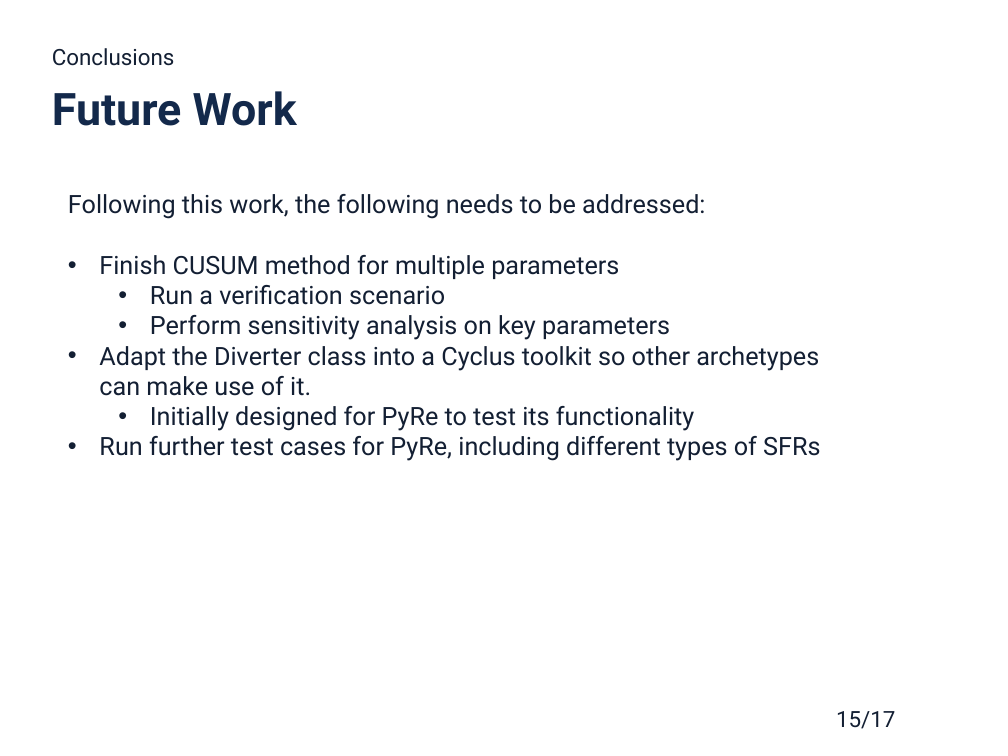
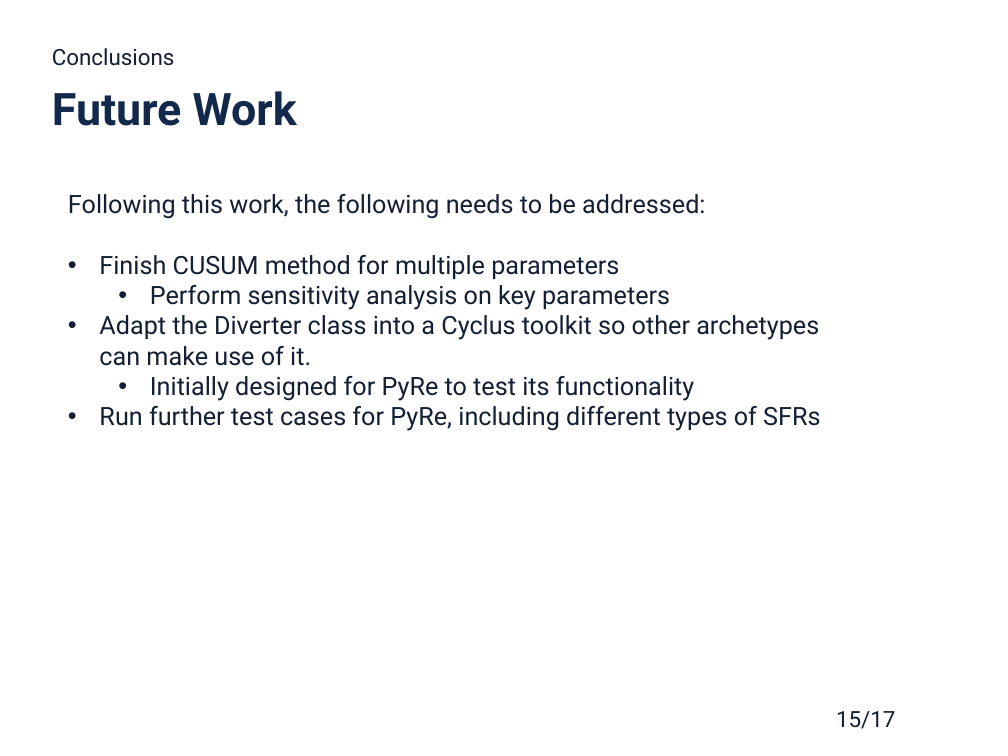
Before and after one commit to gtw2/2019-westphal-twofcs, a slide deck: slide 15 of 2019-westphal-twofcs-pres.pptx. Drawn at 1008x756 pixels with LibreOffice and Linux fonts; fonts in the diff are those of the drawing; background and template pictures are left out. Boxes give left, top, right and bottom in pixels: in the first picture for what was removed or moved away, otherwise in the second. Text is boxed around its words. In the diff, an @@ line names an element or a change of style, - is before the commit and + after.

```diff
--- a/2019-westphal-twofcs-pres.pptx
+++ b/2019-westphal-twofcs-pres.pptx
@@ text at (150,285,445,305): paragraph removed @@
-  • Run a verification scenario
```
Also in this commit, not shown: 9 other slides changed, 2 slides added, 1 slide removed, 1 other file.
